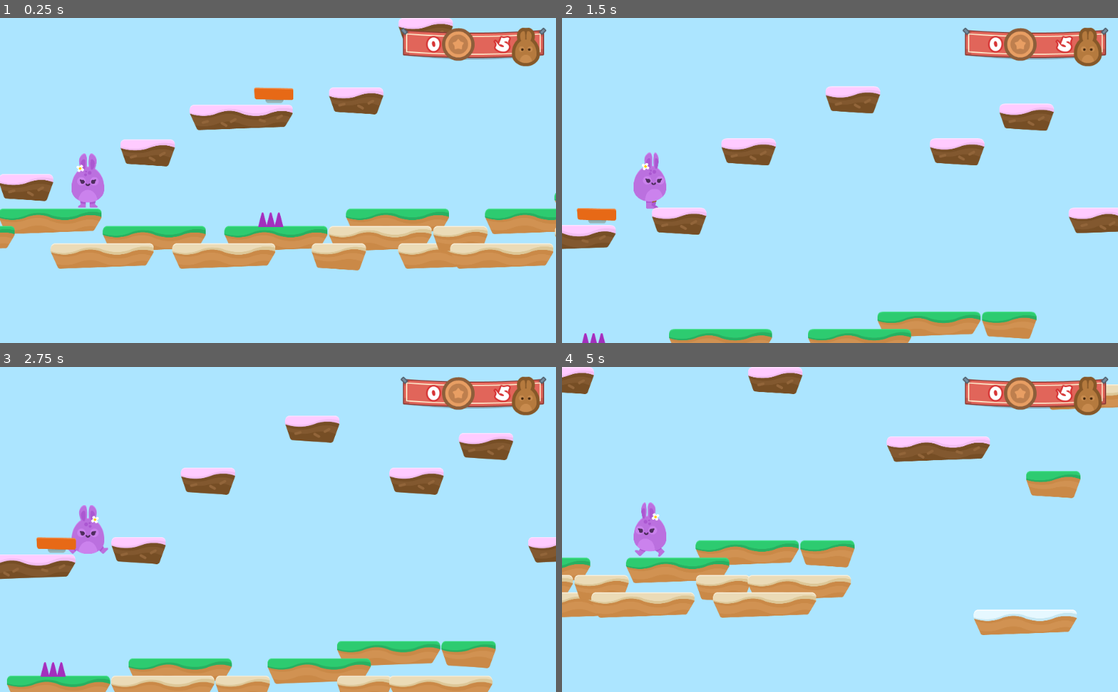
Above: before the commit, frames 1-4 (two rows, left to right).
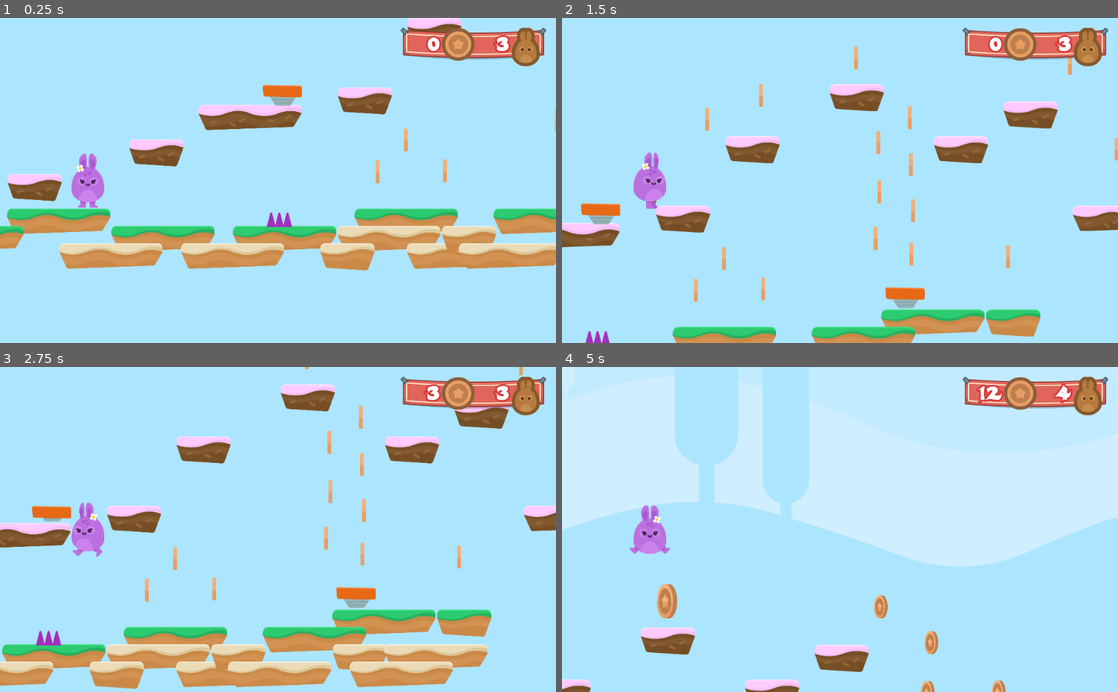
Above: after the commit, the same moments.

Repository: GreywindGit/Hoppy-Days
Game: Godot game, scene res://Levels/Level1.tscn
The game is run twice, just before and just after one commit, with the same random seed, the same clock (stepped at 60 frames per second) and the same inputs.
Inputs:
- Up to frame 1 (0.25 s): no input
- Up to frame 2 (1.5 s): hold W (jump) 0.53-1.28 s; hold D (right) from 0.53 s (still down); tap W (jump) at 1.35 s
- Up to frame 3 (2.75 s): tap W (jump) at 1.52, 1.82 s; release D (right) at 2.03 s; hold A (left) from 2.03 s (still down); hold W (jump) from 2.03 s (still down)
- Up to frame 4 (5 s): release A (left) at 2.78 s; release W (jump) at 2.78 s; hold D (right) 2.78-4.28 s; tap W (jump) at 2.85, 3.02, 3.32, 4.35, 4.52, 4.82 s; hold W (jump) 3.53-4.28 s; hold A (left) from 4.28 s (still down)

The runs differ from the first frame. In frame 1, 6.2% of the frame differs, in the area x 0-100%, y 0-78%; in frame 2, 5.5%; in frame 3, 26%; in frame 4, 45%, in the area x 0-100%, y 0-100%.

Commit message:
Add coins

Diff:
--- a/GUI/GUI.gd
+++ b/GUI/GUI.gd
@@ -1,4 +1,5 @@
 extends CanvasLayer
 
-func update_lives(lives_left):
+func update_gui(lives_left, coins_collected):
 	$Control/TextureRect/HBoxContainer/LifeCount.text = str(lives_left)
+	$Control/TextureRect/HBoxContainer/CoinCount.text = str(coins_collected)
--- /dev/null
+++ b/Items/Coin.gd
@@ -0,0 +1,15 @@
+extends Node2D
+
+var taken = false
+
+
+func _on_Area2D_body_entered(body):
+	if not taken:
+		taken = true
+		$AnimationPlayer.play("vanish")
+		$AudioStreamPlayer.play()
+		get_tree().call_group("Gamestate", "coin_up")
+
+
+func vanish():
+	queue_free()
--- /dev/null
+++ b/Items/Coin.tscn
@@ -0,0 +1,73 @@
+[gd_scene load_steps=10 format=2]
+
+[ext_resource path="res://Items/Coin.gd" type="Script" id=1]
+[ext_resource path="res://GFX/Items/bronze_1.png" type="Texture" id=2]
+[ext_resource path="res://GFX/Items/bronze_2.png" type="Texture" id=3]
+[ext_resource path="res://GFX/Items/bronze_3.png" type="Texture" id=4]
+[ext_resource path="res://GFX/Items/bronze_4.png" type="Texture" id=5]
+[ext_resource path="res://SFX/coin_SFX.wav" type="AudioStream" id=6]
+
+[sub_resource type="SpriteFrames" id=1]
+animations = [ {
+"frames": [ ExtResource( 2 ), ExtResource( 3 ), ExtResource( 4 ), ExtResource( 5 ), ExtResource( 4 ), ExtResource( 3 ) ],
+"loop": true,
+"name": "default",
+"speed": 5.0
+} ]
+
+[sub_resource type="CircleShape2D" id=2]
+radius = 44.3469
+
+[sub_resource type="Animation" id=3]
+resource_name = "vanish"
+length = 0.5
+step = 0.01
+tracks/0/type = "value"
+tracks/0/path = NodePath(".:scale")
+tracks/0/interp = 1
+tracks/0/loop_wrap = true
+tracks/0/imported = false
+tracks/0/enabled = true
+tracks/0/keys = {
+"times": PoolRealArray( 0, 0.15, 0.5 ),
+"transitions": PoolRealArray( 1, 1, 1 ),
+"update": 0,
+"values": [ Vector2( 1, 1 ), Vector2( 1.5, 1.5 ), Vector2( 0.01, 0.01 ) ]
+}
+tracks/1/type = "method"
+tracks/1/path = NodePath(".")
+tracks/1/interp = 1
+tracks/1/loop_wrap = true
+tracks/1/imported = false
+tracks/1/enabled = true
+tracks/1/keys = {
+"times": PoolRealArray( 0.5 ),
+"transitions": PoolRealArray( 1 ),
+"values": [ {
+"args": [  ],
+"method": "vanish"
+} ]
+}
+
+[node name="Coin" type="Node2D"]
+script = ExtResource( 1 )
+
+[node name="AnimatedSprite" type="AnimatedSprite" parent="."]
+frames = SubResource( 1 )
+frame = 2
+playing = true
+
+[node name="Area2D" type="Area2D" parent="."]
+editor/display_folded = true
+collision_layer = 8
+
+[node name="CollisionShape2D" type="CollisionShape2D" parent="Area2D"]
+shape = SubResource( 2 )
+
+[node name="AudioStreamPlayer" type="AudioStreamPlayer" parent="."]
+stream = ExtResource( 6 )
+volume_db = -15.0
+
+[node name="AnimationPlayer" type="AnimationPlayer" parent="."]
+anims/vanish = SubResource( 3 )
+[connection signal="body_entered" from="Area2D" to="." method="_on_Area2D_body_entered"]
--- a/Items/JumpPad.gd
+++ b/Items/JumpPad.gd
@@ -3,4 +3,5 @@
 
 func _on_JumpPad_body_entered(body):
 	$AnimationPlayer.play("boost")
+	$AudioStreamPlayer.play()
 	body.boost()
--- a/Items/JumpPad.tscn
+++ b/Items/JumpPad.tscn
@@ -1,9 +1,10 @@
-[gd_scene load_steps=8 format=2]
+[gd_scene load_steps=9 format=2]
 
 [ext_resource path="res://Items/JumpPad.gd" type="Script" id=1]
 [ext_resource path="res://GFX/Items/spring.png" type="Texture" id=2]
 [ext_resource path="res://GFX/Items/spring_in.png" type="Texture" id=3]
 [ext_resource path="res://GFX/Items/spring_out.png" type="Texture" id=4]
+[ext_resource path="res://SFX/jump1.ogg" type="AudioStream" id=5]
 
 [sub_resource type="SpriteFrames" id=1]
 animations = [ {
@@ -43,7 +44,6 @@
 
 [node name="AnimatedSprite" type="AnimatedSprite" parent="."]
 frames = SubResource( 1 )
-frame = 1
 playing = true
 
 [node name="CollisionShape2D" type="CollisionShape2D" parent="."]
@@ -51,4 +51,8 @@
 
 [node name="AnimationPlayer" type="AnimationPlayer" parent="."]
 anims/boost = SubResource( 3 )
+
+[node name="AudioStreamPlayer" type="AudioStreamPlayer" parent="."]
+stream = ExtResource( 5 )
+volume_db = -15.0
 [connection signal="body_entered" from="." to="." method="_on_JumpPad_body_entered"]
--- a/Levels/GameState.gd
+++ b/Levels/GameState.gd
@@ -1,6 +1,8 @@
 extends Node2D
 
-var lives = 5
+var lives = 3
+var coins = 0
+const COINS_FOR_NEW_LIFE = 10
 
 func _ready():
 	add_to_group("Gamestate")
@@ -8,7 +10,7 @@
 
 
 func update_GUI():
-	get_tree().call_group("GUI", "update_lives", lives)
+	get_tree().call_group("GUI", "update_gui", lives, coins)
 
 
 func hurt():
@@ -19,5 +21,18 @@
 		end_game()
 
 
+func coin_up():
+	coins += 1
+	update_GUI()
+	var multiple_of_target_coins = (coins % COINS_FOR_NEW_LIFE)
+	if multiple_of_target_coins == 0:
+		life_up()
+
+
+func life_up():
+	lives += 1
+	update_GUI()
+
+
 func end_game():
 	get_tree().change_scene("res://Levels/GameOver.tscn")
--- a/Levels/Level1.tscn
+++ b/Levels/Level1.tscn
@@ -1,18 +1,19 @@
-[gd_scene load_steps=8 format=2]
+[gd_scene load_steps=9 format=2]
 
 [ext_resource path="res://Levels/GameState.gd" type="Script" id=1]
 [ext_resource path="res://Player/Player.tscn" type="PackedScene" id=2]
 [ext_resource path="res://Levels/Tileset.tres" type="TileSet" id=3]
 [ext_resource path="res://Hazards/SpikesTop.tscn" type="PackedScene" id=4]
 [ext_resource path="res://Items/JumpPad.tscn" type="PackedScene" id=5]
-[ext_resource path="res://SFX/Chiptune_Adventures_1.ogg" type="AudioStream" id=6]
-[ext_resource path="res://GUI/GUI.tscn" type="PackedScene" id=7]
+[ext_resource path="res://Items/Coin.tscn" type="PackedScene" id=6]
+[ext_resource path="res://SFX/Chiptune_Adventures_1.ogg" type="AudioStream" id=7]
+[ext_resource path="res://GUI/GUI.tscn" type="PackedScene" id=8]
 
 [node name="Level1" type="Node2D"]
 script = ExtResource( 1 )
 
 [node name="Player" parent="." instance=ExtResource( 2 )]
-position = Vector2( -182.905, 435.286 )
+position = Vector2( -214.714, 358.036 )
 
 [node name="TileMap" type="TileMap" parent="."]
 tile_set = ExtResource( 3 )
@@ -21,6 +22,7 @@
 tile_data = PoolIntArray( -196587, 1, 0, -196559, 4, 0, -196546, 3, 0, -131041, 1, 0, 15, 1, 0, 27, 1, 0, 65580, 4, 0,  …(446 unchanged characters)…
 
 [node name="Hazards" type="Node" parent="."]
+editor/display_folded = true
 
 [node name="SpikesTop" parent="Hazards" instance=ExtResource( 4 )]
 position = Vector2( 490.366, 745.826 )
@@ -30,11 +32,81 @@
 [node name="JumpPad" parent="JumpPads" instance=ExtResource( 5 )]
 position = Vector2( 501.359, 285.656 )
 
+[node name="JumpPad2" parent="JumpPads" instance=ExtResource( 5 )]
+position = Vector2( 1622.52, 595.689 )
+
+[node name="Coins" type="Node2D" parent="."]
+editor/display_folded = true
+
+[node name="Coin" parent="Coins" instance=ExtResource( 6 )]
+visible = false
+position = Vector2( 778.898, 145.271 )
+
+[node name="Coin2" parent="Coins" instance=ExtResource( 6 )]
+position = Vector2( 893.697, -62.8031 )
+
+[node name="Coin3" parent="Coins" instance=ExtResource( 6 )]
+position = Vector2( 1092.2, -151.294 )
+
+[node name="Coin4" parent="Coins" instance=ExtResource( 6 )]
+position = Vector2( 2636.14, 692.481 )
+
+[node name="Coin5" parent="Coins" instance=ExtResource( 6 )]
+position = Vector2( 2663.4, 44.9409 )
+
+[node name="Coin6" parent="Coins" instance=ExtResource( 6 )]
+position = Vector2( 2402.11, 47.213 )
+
+[node name="Coin7" parent="Coins" instance=ExtResource( 6 )]
+position = Vector2( 2415.74, -136.825 )
+
+[node name="Coin8" parent="Coins" instance=ExtResource( 6 )]
+position = Vector2( 2229.44, -268.605 )
+
+[node name="Coin9" parent="Coins" instance=ExtResource( 6 )]
+position = Vector2( 2840.62, 263.06 )
+
+[node name="Coin10" parent="Coins" instance=ExtResource( 6 )]
+position = Vector2( 1441.89, -289.393 )
+
+[node name="Coin11" parent="Coins" instance=ExtResource( 6 )]
+position = Vector2( 1640.97, -68.6626 )
+
+[node name="Coin12" parent="Coins" instance=ExtResource( 6 )]
+position = Vector2( 1099.38, 563.81 )
+
+[node name="Coin13" parent="Coins" instance=ExtResource( 6 )]
+position = Vector2( 955.88, 451.402 )
+
+[node name="Coin14" parent="Coins" instance=ExtResource( 6 )]
+position = Vector2( 853.039, 568.593 )
+
+[node name="Coin15" parent="Coins" instance=ExtResource( 6 )]
+position = Vector2( 1647.07, 434.661 )
+
+[node name="Coin16" parent="Coins" instance=ExtResource( 6 )]
+position = Vector2( 1513.14, 377.261 )
+
+[node name="Coin17" parent="Coins" instance=ExtResource( 6 )]
+position = Vector2( 1651.85, 274.42 )
+
+[node name="Coin18" parent="Coins" instance=ExtResource( 6 )]
+position = Vector2( 1527.48, 205.062 )
+
+[node name="Coin19" parent="Coins" instance=ExtResource( 6 )]
+position = Vector2( 1644.68, 104.613 )
+
+[node name="Coin20" parent="Coins" instance=ExtResource( 6 )]
+position = Vector2( 1525.09, 23.2964 )
+
+[node name="Coin21" parent="Coins" instance=ExtResource( 6 )]
+position = Vector2( 2002.23, 445.901 )
+
 [node name="BGM" type="AudioStreamPlayer" parent="."]
-stream = ExtResource( 6 )
+stream = ExtResource( 7 )
 volume_db = -20.0
 autoplay = true
 
 [node name="GUI" parent="." groups=[
 "GUI",
-] instance=ExtResource( 7 )]
+] instance=ExtResource( 8 )]
--- a/Player/Player.tscn
+++ b/Player/Player.tscn
@@ -17,9 +17,6 @@
 position = Vector2( 189.576, 272.371 )
 collision_mask = 14
 script = ExtResource( 1 )
-__meta__ = {
-"_edit_group_": true
-}
 
 [node name="PlayerAnimation" parent="." instance=ExtResource( 2 )]
 
@@ -27,6 +24,7 @@
 shape = SubResource( 1 )
 
 [node name="Camera2D" type="Camera2D" parent="."]
+editor/display_folded = true
 position = Vector2( 700, 0 )
 current = true
 zoom = Vector2( 2, 2 )
@@ -74,9 +72,9 @@
 
 [node name="JumpSFX" type="AudioStreamPlayer" parent="."]
 stream = ExtResource( 7 )
-volume_db = -5.0
+volume_db = -15.0
 
 [node name="PainSFX" type="AudioStreamPlayer" parent="."]
 stream = ExtResource( 8 )
-volume_db = -5.0
+volume_db = -15.0
 [connection signal="animate" from="." to="PlayerAnimation" method="_on_Player_animate"]
